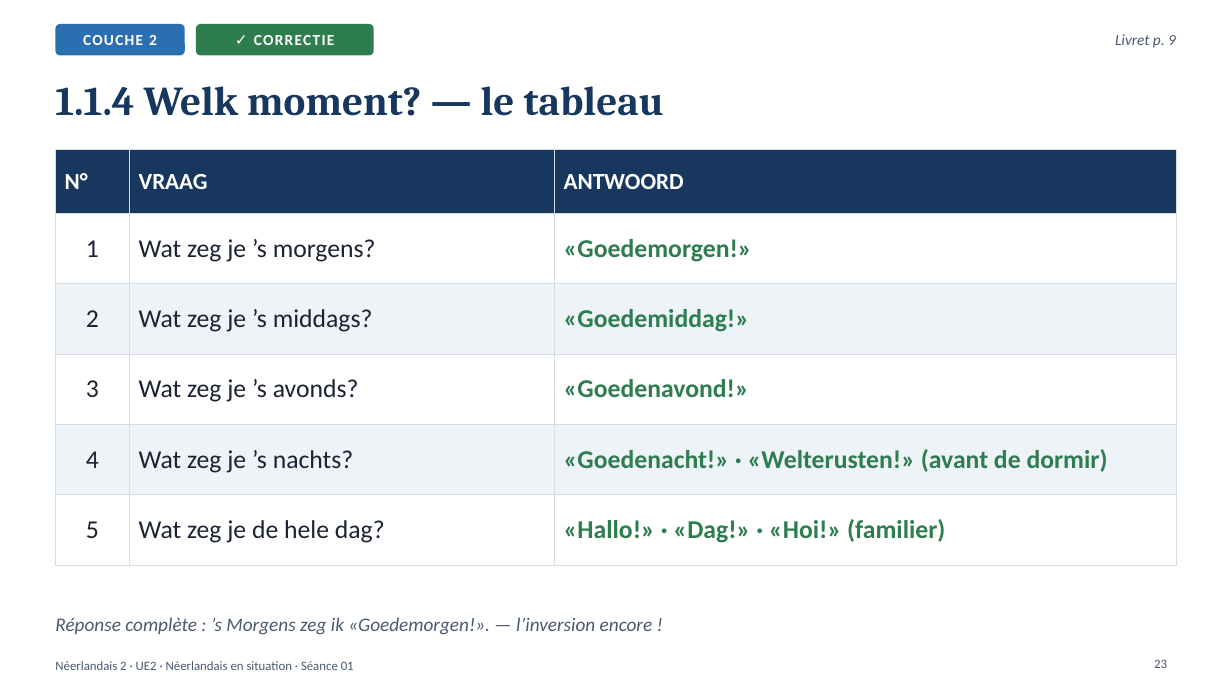
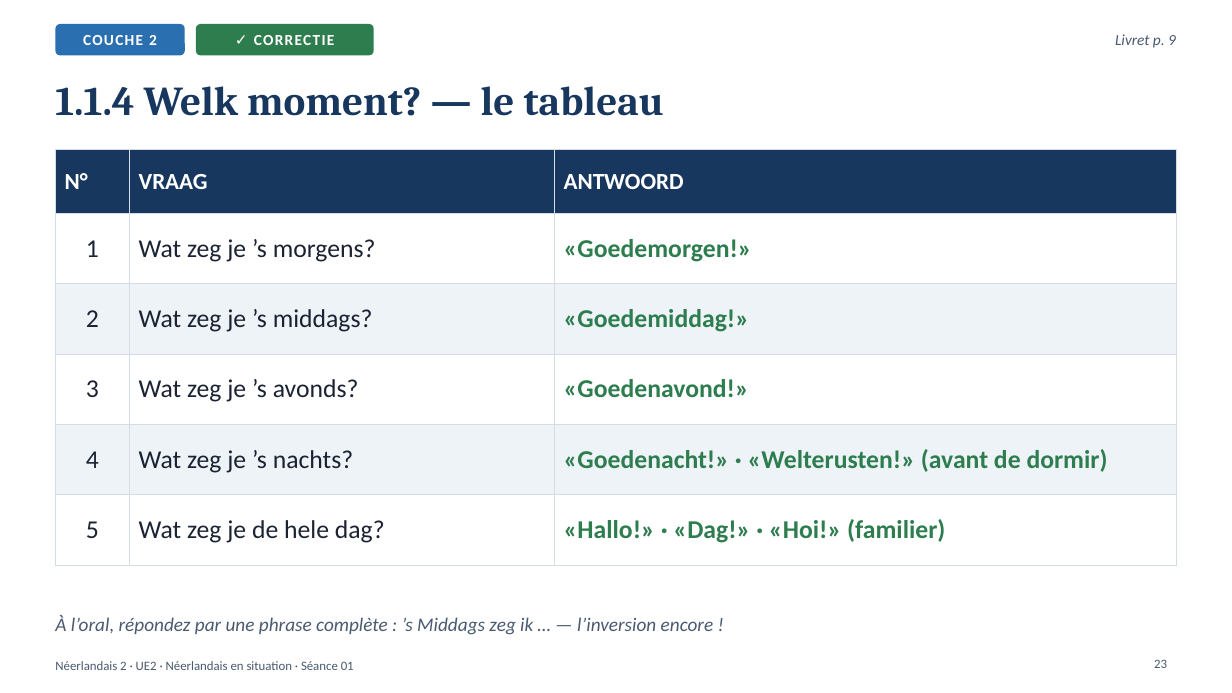
Before and after one commit to ajouniaux/talenleren, a slide deck: slide 23 of neerlandais2/powerpoints/Seance_01_Kennismaking_Goedemorgen.pptx. Drawn at 1232x693 pixels with LibreOffice and Linux fonts; fonts in the diff are those of the drawing. Boxes give left, top, right and bottom in pixels: in the first picture for what was removed or moved away, otherwise in the second. Text is boxed around its words. In the diff, an @@ line names an element or a change of style, - is before the commit and + after.

```diff
--- a/neerlandais2/powerpoints/Seance_01_Kennismaking_Goedemorgen.pptx
+++ b/neerlandais2/powerpoints/Seance_01_Kennismaking_Goedemorgen.pptx
@@ text at (x1=55, y1=615, x2=714, y2=635): text changed @@
-Réponse complète : ’s Morgens zeg ik «Goedemorgen!». — l’inversion encore !
+À l’oral, répondez par une phrase complète : ’s Middags zeg ik … — l’inversion encore !
```
Also in this commit, not shown: 18 other slides changed, 1 other file.
